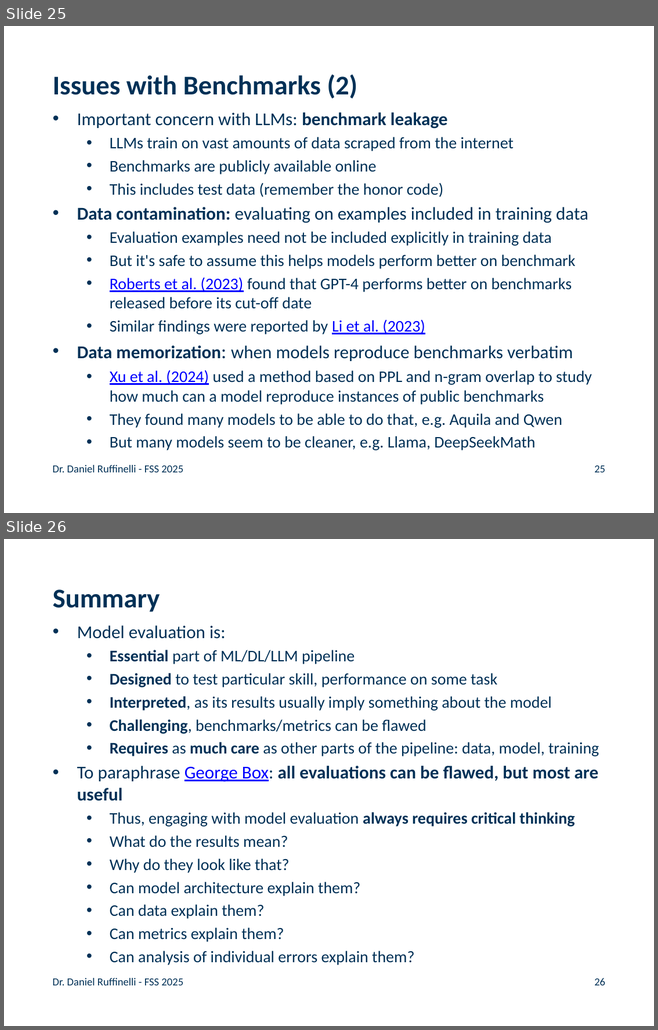
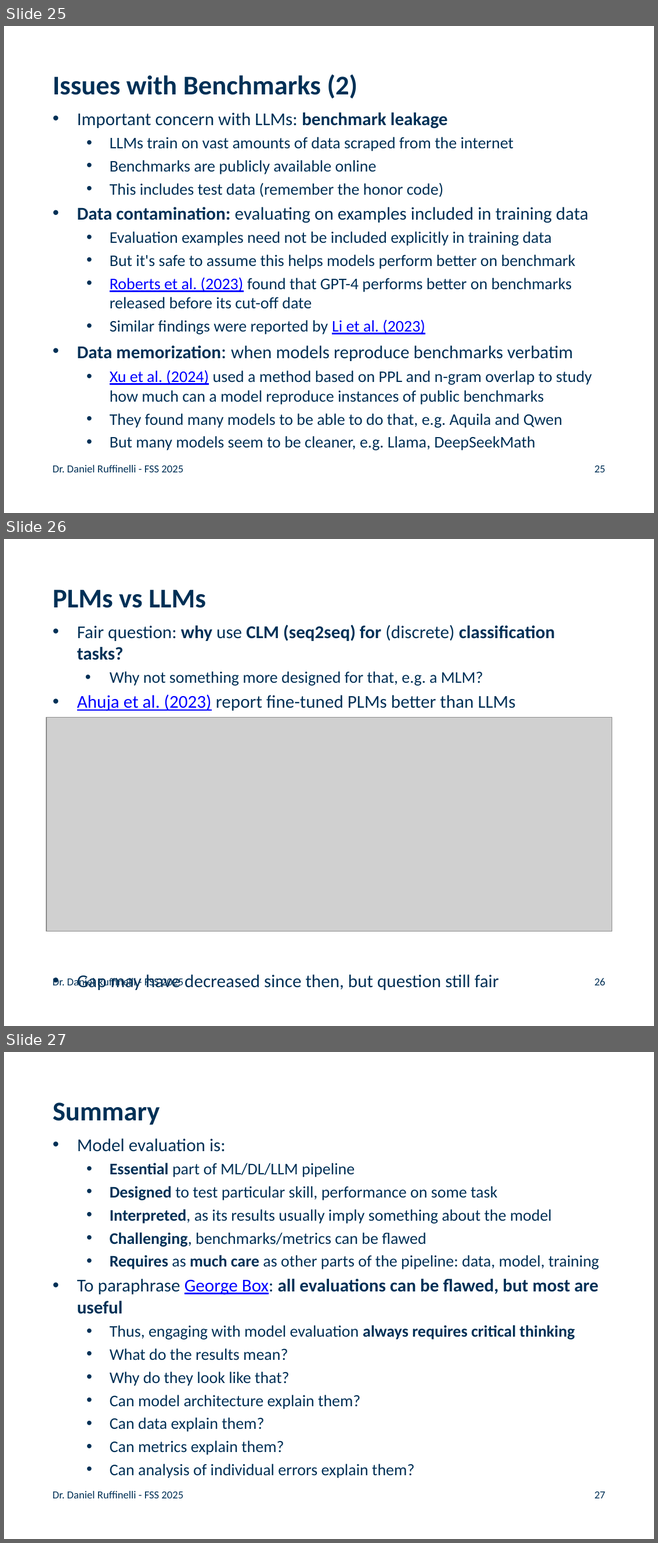
Before and after one commit to rufex2001/teaching_llms, a slide deck: lectures/08_nlp_applications/08_nlp_applications.pptx. Shown one above the other, each under a label of ours: slides 25 and 26 before the commit, slides 25, 26 and 27 after it. The pictures are 658x1030 and 658x1543 pixels, drawn with LibreOffice and Linux fonts; fonts in the diff are those of the drawing; grey boxes stand for pictures; background and template pictures are left out. Boxes give left, top, right and bottom in pixels: in the first picture for what was removed or moved away, otherwise in the second. Text is boxed around its words. In the diff, an @@ line names an element or a change of style, - is before the commit and + after.

```diff
--- a/lectures/08_nlp_applications/08_nlp_applications.pptx
+++ b/lectures/08_nlp_applications/08_nlp_applications.pptx
@@ slide 26 added at <box>4,539,654,1026</box>, background #FFFFFF @@
@@ title added at <box>53,589,206,608</box>, 30 pt, text #003056, bold @@
+PLMs vs LLMs
@@ text added at <box>77,625,602,990</box>, 20 pt, text #003056 @@
+• Fair question: why use CLM (seq2seq) for (discrete) classification tasks?
+  • Why not something more designed for that, e.g. a MLM?
+• Ahuja et al. (2023) report fine-tuned PLMs better than LLMs
+  • Columns: tasks, underlined results: best overall, PLMs almost always better
+• Gap may have decreased since then, but question still fair
@@ picture added at <box>46,717,611,931</box> @@
@@ text added at <box>53,976,183,988</box>, 12 pt, text #003056 @@
+Dr. Daniel Ruffinelli - FSS 2025
@@ page number added at <box>594,978,605,986</box>, 12 pt, text #003056 @@
+26
@@ what was slide 26 is now slide 27 @@
@@ page number at <box>594,1492,605,1499</box>: text changed @@
-26
+27
```
Also in this commit, not shown: 13 other files.
